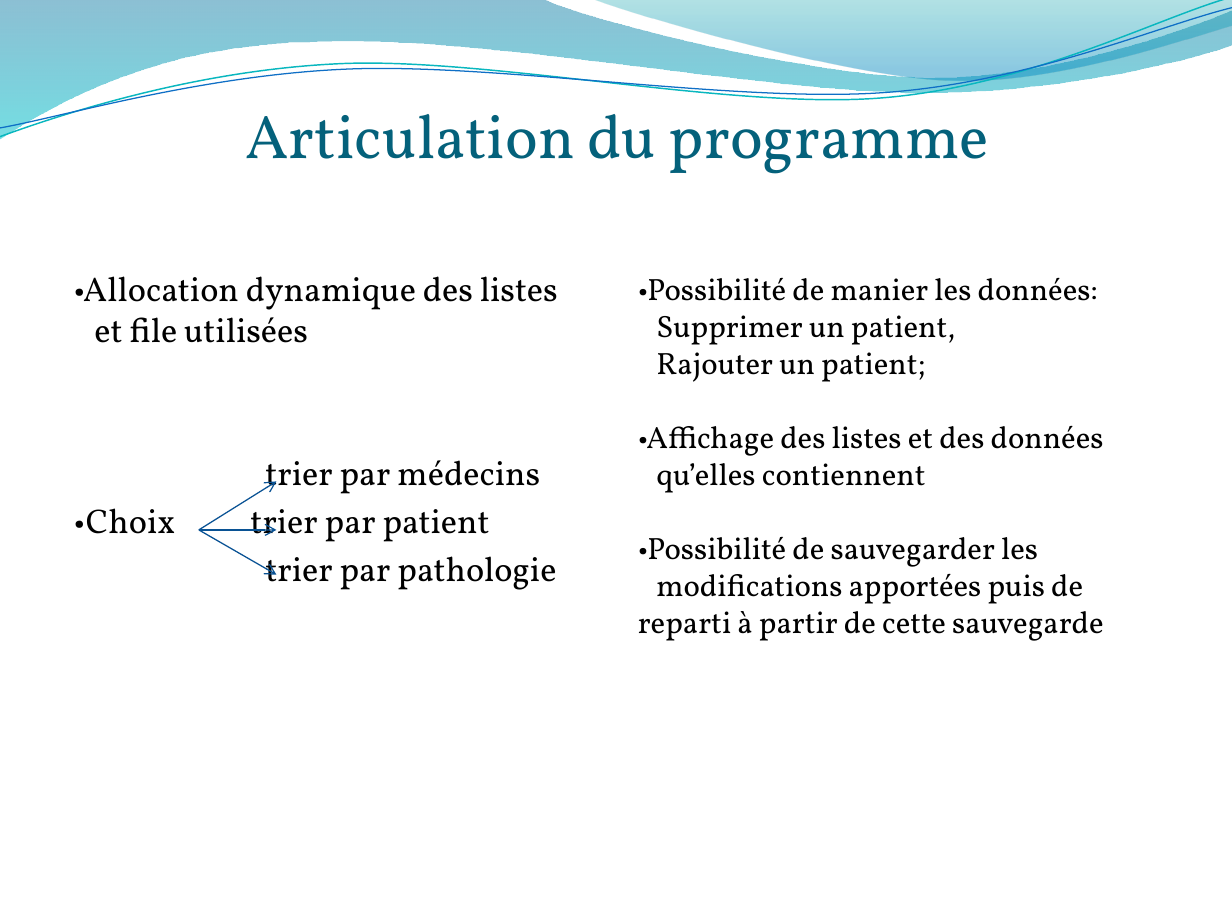
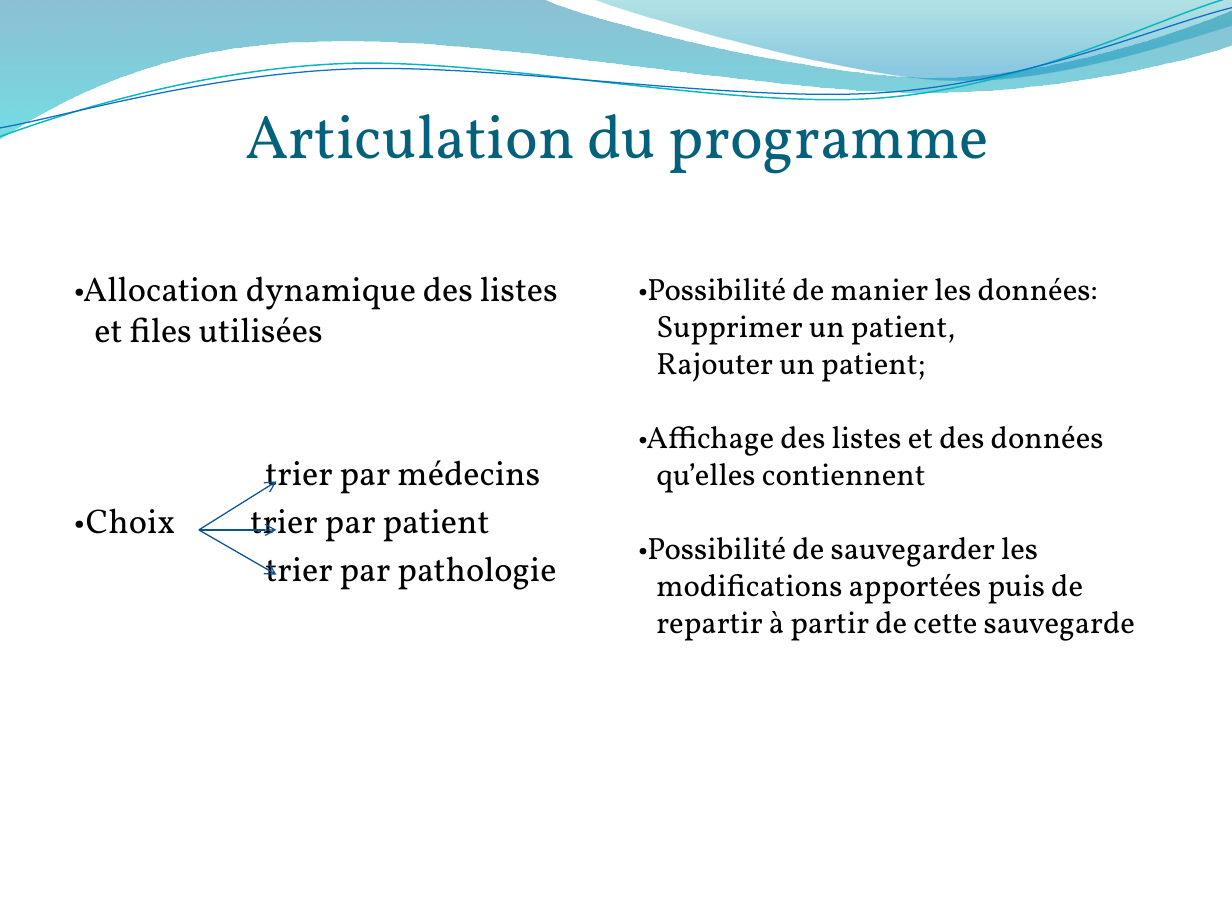
Before and after one commit to manonfrnr/projectS1, a slide deck: slide 2 of ProjetS1.pptx. Drawn at 1232x924 pixels with LibreOffice and Linux fonts; fonts in the diff are those of the drawing; background and template pictures are left out. Boxes give left, top, right and bottom in pixels: in the first picture for what was removed or moved away, otherwise in the second. Text is boxed around its words. In the diff, an @@ line names an element or a change of style, - is before the commit and + after.

```diff
--- a/ProjetS1.pptx
+++ b/ProjetS1.pptx
@@ text at (x1=74, y1=276, x2=558, y2=343): text changed @@
-•Allocation dynamique des listes
-et file utilisées
+•Allocation dynamique des listes
+et files utilisées
@@ text at (x1=638, y1=425, x2=1135, y2=641): text changed @@
-•Affichage des listes et des données
-qu’elles contiennent
-•Possibilité de sauvegarder les
-modifications apportées puis de reparti à partir de cette sauvegarde
+•Affichage des listes et des données
+qu’elles contiennent
+•Possibilité de sauvegarder les
+modifications apportées puis de
+repartir à partir de cette sauvegarde
```
Also in this commit, not shown: 1 other slide changed.
